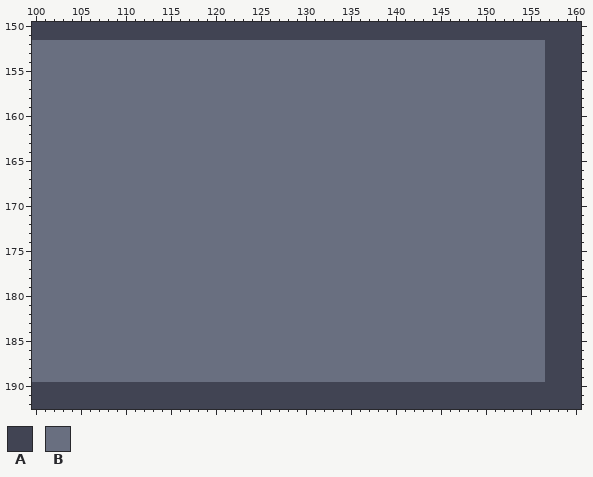
Two states of a pixel-art file, Projetasso/Code Wars 2 - The Offline Server/new_sprites._/em_construçao/menu/Back_1_Carlos.aseprite. Above, as it was before the edit.
720x480 pixels, 1 frame. Colours within 5 levels of each other are drawn and written as one. Shown: x 100..160, y 150..192. The commit also changed other parts of the picture, which this record leaves out.
Visible layers, top first: "cabu", "sere", "Garra", "Carlos", "mesa", "Layer 1".
Palette (. is transparent): A #414453  B #696f80
Pixels before (only the part around the change), first column x 100:
150 AAAAAAAAAAAAAAAAAAAAAAAAAAAAAAAAAAAAAAAAAAAAAAAAAAAAAAAAAAAAA
151 AAAAAAAAAAAAAAAAAAAAAAAAAAAAAAAAAAAAAAAAAAAAAAAAAAAAAAAAAAAAA
152 BBBBBBBBBBBBBBBBBBBBBBBBBBBBBBBBBBBBBBBBBBBBBBBBBBBBBBBBBAAAA
153 BBBBBBBBBBBBBBBBBBBBBBBBBBBBBBBBBBBBBBBBBBBBBBBBBBBBBBBBBAAAA
154 BBBBBBBBBBBBBBBBBBBBBBBBBBBBBBBBBBBBBBBBBBBBBBBBBBBBBBBBBAAAA
155 BBBBBBBBBBBBBBBBBBBBBBBBBBBBBBBBBBBBBBBBBBBBBBBBBBBBBBBBBAAAA
156 BBBBBBBBBBBBBBBBBBBBBBBBBBBBBBBBBBBBBBBBBBBBBBBBBBBBBBBBBAAAA
157 BBBBBBBBBBBBBBBBBBBBBBBBBBBBBBBBBBBBBBBBBBBBBBBBBBBBBBBBBAAAA
158 BBBBBBBBBBBBBBBBBBBBBBBBBBBBBBBBBBBBBBBBBBBBBBBBBBBBBBBBBAAAA
159 BBBBBBBBBBBBBBBBBBBBBBBBBBBBBBBBBBBBBBBBBBBBBBBBBBBBBBBBBAAAA
160 BBBBBBBBBBBBBBBBBBBBBBBBBBBBBBBBBBBBBBBBBBBBBBBBBBBBBBBBBAAAA
161 BBBBBBBBBBBBBBBBBBBBBBBBBBBBBBBBBBBBBBBBBBBBBBBBBBBBBBBBBAAAA
162 BBBBBBBBBBBBBBBBBBBBBBBBBBBBBBBBBBBBBBBBBBBBBBBBBBBBBBBBBAAAA
163 BBBBBBBBBBBBBBBBBBBBBBBBBBBBBBBBBBBBBBBBBBBBBBBBBBBBBBBBBAAAA
164 BBBBBBBBBBBBBBBBBBBBBBBBBBBBBBBBBBBBBBBBBBBBBBBBBBBBBBBBBAAAA
165 BBBBBBBBBBBBBBBBBBBBBBBBBBBBBBBBBBBBBBBBBBBBBBBBBBBBBBBBBAAAA
166 BBBBBBBBBBBBBBBBBBBBBBBBBBBBBBBBBBBBBBBBBBBBBBBBBBBBBBBBBAAAA
167 BBBBBBBBBBBBBBBBBBBBBBBBBBBBBBBBBBBBBBBBBBBBBBBBBBBBBBBBBAAAA
168 BBBBBBBBBBBBBBBBBBBBBBBBBBBBBBBBBBBBBBBBBBBBBBBBBBBBBBBBBAAAA
169 BBBBBBBBBBBBBBBBBBBBBBBBBBBBBBBBBBBBBBBBBBBBBBBBBBBBBBBBBAAAA
170 BBBBBBBBBBBBBBBBBBBBBBBBBBBBBBBBBBBBBBBBBBBBBBBBBBBBBBBBBAAAA
171 BBBBBBBBBBBBBBBBBBBBBBBBBBBBBBBBBBBBBBBBBBBBBBBBBBBBBBBBBAAAA
172 BBBBBBBBBBBBBBBBBBBBBBBBBBBBBBBBBBBBBBBBBBBBBBBBBBBBBBBBBAAAA
173 BBBBBBBBBBBBBBBBBBBBBBBBBBBBBBBBBBBBBBBBBBBBBBBBBBBBBBBBBAAAA
174 BBBBBBBBBBBBBBBBBBBBBBBBBBBBBBBBBBBBBBBBBBBBBBBBBBBBBBBBBAAAA
175 BBBBBBBBBBBBBBBBBBBBBBBBBBBBBBBBBBBBBBBBBBBBBBBBBBBBBBBBBAAAA
176 BBBBBBBBBBBBBBBBBBBBBBBBBBBBBBBBBBBBBBBBBBBBBBBBBBBBBBBBBAAAA
177 BBBBBBBBBBBBBBBBBBBBBBBBBBBBBBBBBBBBBBBBBBBBBBBBBBBBBBBBBAAAA
178 BBBBBBBBBBBBBBBBBBBBBBBBBBBBBBBBBBBBBBBBBBBBBBBBBBBBBBBBBAAAA
179 BBBBBBBBBBBBBBBBBBBBBBBBBBBBBBBBBBBBBBBBBBBBBBBBBBBBBBBBBAAAA
180 BBBBBBBBBBBBBBBBBBBBBBBBBBBBBBBBBBBBBBBBBBBBBBBBBBBBBBBBBAAAA
181 BBBBBBBBBBBBBBBBBBBBBBBBBBBBBBBBBBBBBBBBBBBBBBBBBBBBBBBBBAAAA
182 BBBBBBBBBBBBBBBBBBBBBBBBBBBBBBBBBBBBBBBBBBBBBBBBBBBBBBBBBAAAA
183 BBBBBBBBBBBBBBBBBBBBBBBBBBBBBBBBBBBBBBBBBBBBBBBBBBBBBBBBBAAAA
184 BBBBBBBBBBBBBBBBBBBBBBBBBBBBBBBBBBBBBBBBBBBBBBBBBBBBBBBBBAAAA
185 BBBBBBBBBBBBBBBBBBBBBBBBBBBBBBBBBBBBBBBBBBBBBBBBBBBBBBBBBAAAA
186 BBBBBBBBBBBBBBBBBBBBBBBBBBBBBBBBBBBBBBBBBBBBBBBBBBBBBBBBBAAAA
187 BBBBBBBBBBBBBBBBBBBBBBBBBBBBBBBBBBBBBBBBBBBBBBBBBBBBBBBBBAAAA
188 BBBBBBBBBBBBBBBBBBBBBBBBBBBBBBBBBBBBBBBBBBBBBBBBBBBBBBBBBAAAA
189 BBBBBBBBBBBBBBBBBBBBBBBBBBBBBBBBBBBBBBBBBBBBBBBBBBBBBBBBBAAAA
190 AAAAAAAAAAAAAAAAAAAAAAAAAAAAAAAAAAAAAAAAAAAAAAAAAAAAAAAAAAAAA
191 AAAAAAAAAAAAAAAAAAAAAAAAAAAAAAAAAAAAAAAAAAAAAAAAAAAAAAAAAAAAA
192 AAAAAAAAAAAAAAAAAAAAAAAAAAAAAAAAAAAAAAAAAAAAAAAAAAAAAAAAAAAAA
The result:
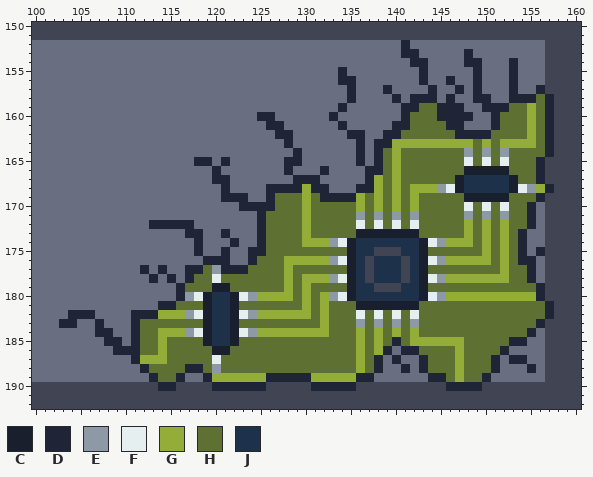
Colours new in this view: C #1a1f2e  D #1f2536  E #8d99a4  F #e5efef  G #94ad39  H #5f7132  J #1e314b
What changed:
Changed rows in their new state; - is an unchanged pixel.
Layer "sere":
first column x 103:
152 --------------------------------------D----------------
153 --------------------------------------DD-----D---------
154 ---------------------------------------DD----DD---D----
155 -------------------------------D--------D-----D---D----
156 -------------------------------DD-------D--D--D---D----
157 --------------------------------D---D----D--D-D---D--D-
158 --------------------------------D----D-DDD-D--DD--DDDHD
159 -------------------------------D------DDHHDDD--DDDHHGHD
160 ----------------------DD------D-------DHHHDDDD--DHHHGHD
161 -----------------------DD------D-----DDHHHHDD---DHHHGHD
162 ------------------------DD------DD--DDHHHHHHDDDDHHHHGHD
163 -------------------------D-------D-DDGGGGGGGGGHGHGGGGHD
164 --------------------------D------D-DHGHHHHHHHEHEHEHHHHD
165 ---------------DD-D------DD------D-DHGHHHHHHHFHFHFHHHD-
166 -----------------D-------D---D----DDHGHHHHHHHCCCCCHHHD-
167 -----------------DD-------DDD-----DGHGHHHHHHCJJJJJCHHD-
168 ------------------D----DDDDGDD---DDGHGHGGGEFCJJJJJCFEGD
169 ------------------DDD--DHHHGHDDDDGHGHGHGHHHHHCCCCCHHHD-
170 --------------------DDDDHHHGHHHHHGHGHGHGHHHHHFHFHFHHD--
171 ----------------------DHHHHGHHHHHEHEHEHEHHHHHEHEHEHHD--
172 ----------DDDDD-------DHHHHGHHHHHFHFHFHFHHHHHGHGHGHHD--
173 --------------DD--D---DHHHHGHHHHHCCCCCCCHHHHHGHGHGHD---
174 ---------------D---D--DHHHHGGGEFCJJJJJJJCFEGGGHGHGHD---
175 ---------------D--D--DDHHHHHHHHHCJJAAAJJCHHHHHHGHGHD-D-
176 ----------------DDD--DHHHGGGGGEFCJAJJJAJCFEGGGGGHGHDD--
177 ---------D-D--DDHEDDDHHHHGHHHHHHCJAJJJAJCHHHHHHHHGHHD--
178 ----------D-D-DHHFHHHHHHHGHGGGEFCJAJJJAJCFEGGGGGGGHHD--
179 -------------DHHHCCHHHHHHGHGHHHHCJJAAAJJCHHHHHHHHHHHHD-
180 -------------DEFCJJCFEGGGGHGHGEFCJJJJJJJCFEGGGGGGGGGGD-
181 -----------DDHHHCJJCHHHHHHHGHGHHHCCCCCCCHHHHHHHHHHHHHHD
182 -DDD----DDDGGGEFCJJCFEGGGGGGHGHHHFHFHFHFHHHHHHHHHHHHHHD
183 DD--D---DHHHHHHHCJJCHHHHHHHHHGHHHEHEHEHEHHHHHHHHHHHHHD-
184 ----DD--DHHGGGEFCJJCFEGGGGGGGGHHHGHGHGHGHHHHHHHHHHHHD--
185 -----DD-DHHGHHHHCJJCHHHHHHHHHHHHHGHGHDHGGGGGGHHHHHDD---
186 ------DDDHHGHHHHHCCHHHHHHHHHHHHHHGHGD-DDHHHHGHHHHD-----
187 --------DGGGHHHHHFHHHHHHHHHHHHHHHGHD-D--DHHHGHHHD-DD---
188 ---------DHHHHDDHEHHHHHHHHHHHHHHHGHD--D-DHHHGHHHD---D--
189 ----------DHHD--DGGGGGGDDDDDGGGGGDD------DDHGHHD-------
190 -----------DD----DDDDDD-----DDDDD----------DDDD--------
Pixel boxes of the changes (left, top, right, bottom) in both pictures:
changed: (59, 40, 554, 391)
